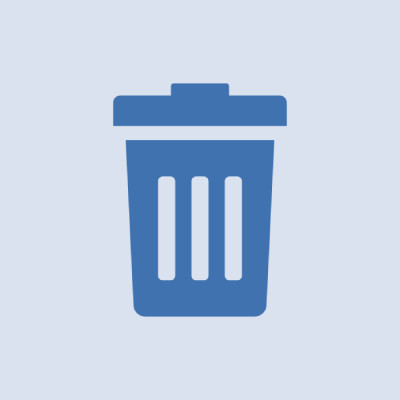
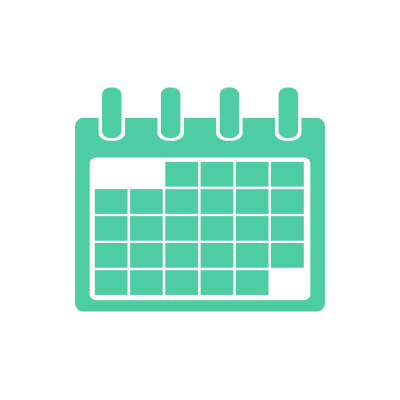
Before/after of a 400 × 400 layered artwork. What changed in the layer stack:
hid group "bin" (2 layers) over [0, 0, 400, 400]
added layer "Layer 6" above "date" over [0, 0, 400, 400]
showed group "date" (2 layers) over [0, 0, 400, 400]
hid "Layer 1" over [0, 0, 400, 400]
